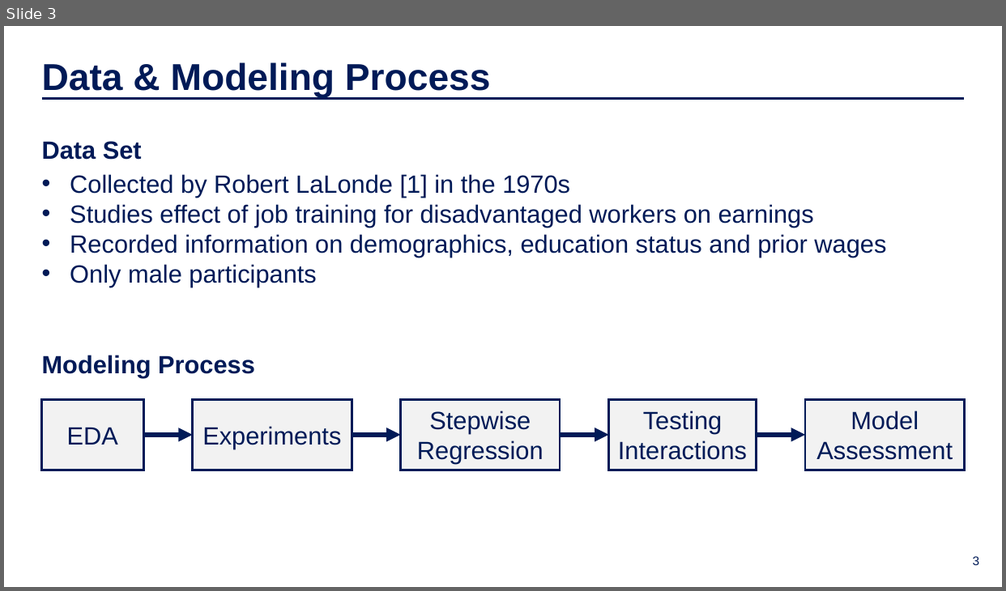
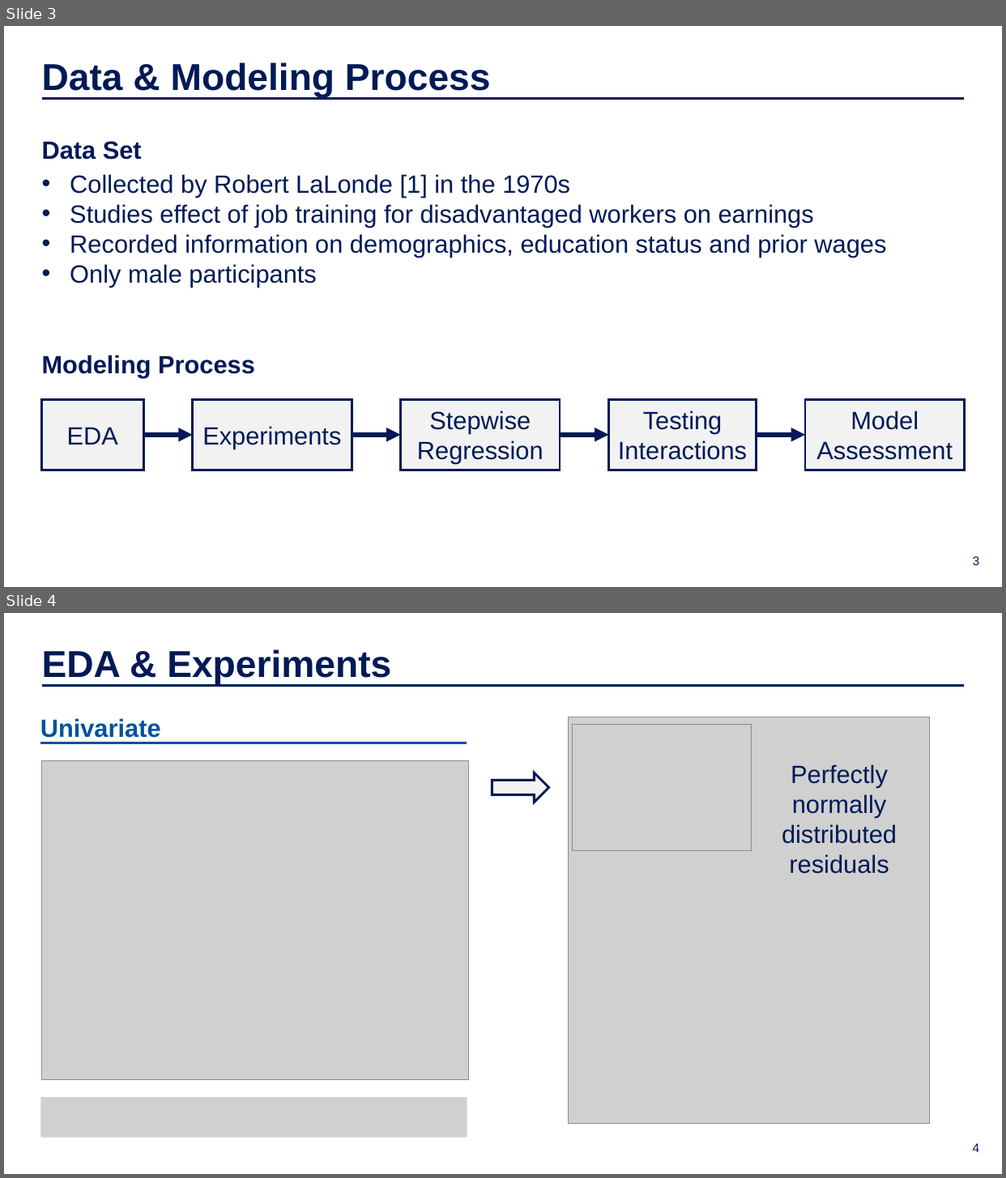
Before and after one commit to IDS-702-F21/team-project-1-effects-of-job-training-on-wages-yellowfellows, a slide deck: Presentation/slide_deck.pptx. Shown one above the other, each under a label of ours: slide 3 before the commit, slides 3 and 4 after it. The pictures are 1006x591 and 1006x1178 pixels, drawn with LibreOffice and Linux fonts; fonts in the diff are those of the drawing; grey boxes stand for pictures; background and template pictures are left out. Boxes give left, top, right and bottom in pixels: in the first picture for what was removed or moved away, otherwise in the second. Text is boxed around its words. In the diff, an @@ line names an element or a change of style, - is before the commit and + after.

```diff
--- a/Presentation/slide_deck.pptx
+++ b/Presentation/slide_deck.pptx
@@ slide 4 added at box(4, 613, 1002, 1174), background picture (left out) @@
@@ text added at box(42, 649, 391, 685), 36 pt, text #001A57, bold @@
+EDA & Experiments
@@ line added from (41, 686) to (965, 686), #001A57 3 pt @@
@@ text added at box(40, 718, 161, 738), 24 pt, text #03529B, bold @@
+Univariate
@@ picture added at box(568, 717, 929, 1124) @@
@@ picture added at box(572, 725, 752, 850) @@
@@ line added from (40, 743) to (467, 743), #03529B 2.25 pt @@
@@ picture added at box(42, 760, 469, 1080) @@
@@ right arrow added at box(492, 773, 549, 803), fill #F2F2F2, outline #001A57 2.25 pt @@
@@ text added at box(782, 764, 897, 874), 24 pt, text #001A57 @@
+Perfectly normally distributed residuals
@@ picture added at box(40, 1097, 467, 1138) @@
@@ page number added at box(973, 1144, 980, 1152), 12 pt, text #001A57 @@
+4
```
Also in this commit, not shown: 3 slides changed, 2 other slides added, 2 slides removed, 1 other file.
